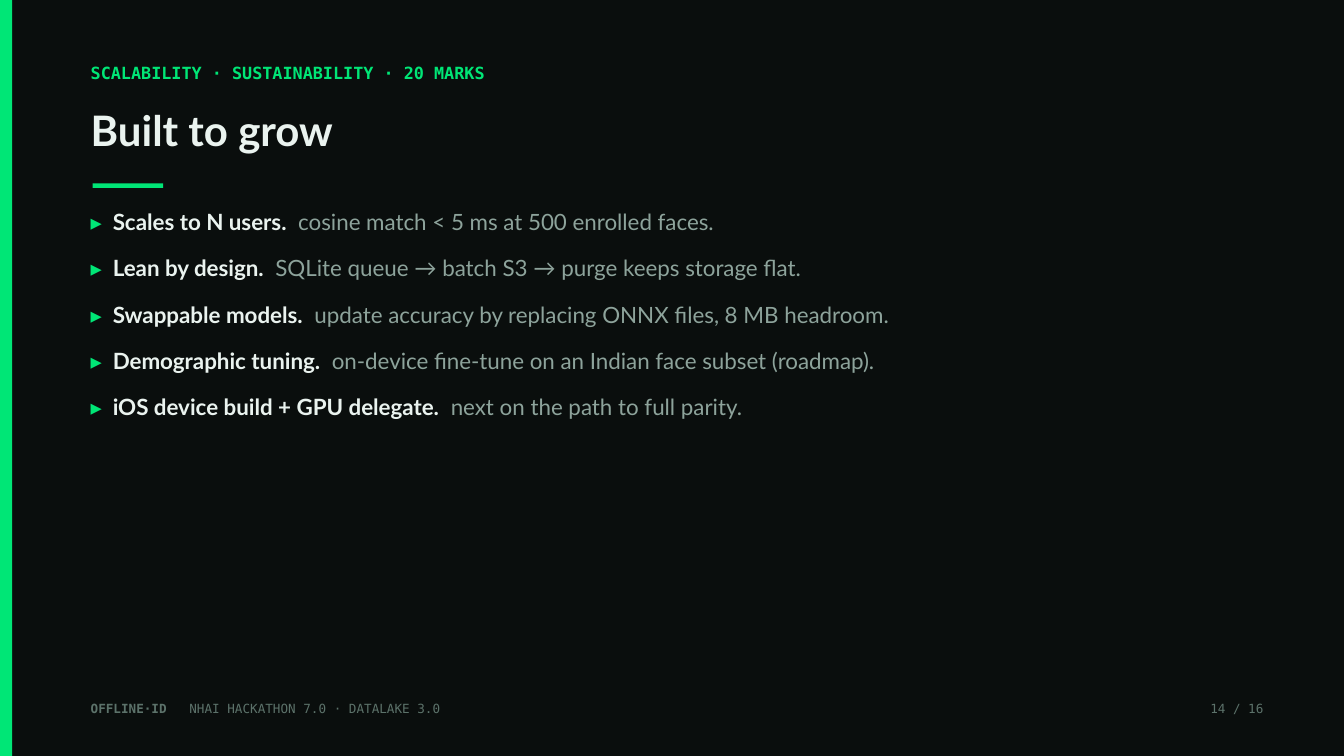
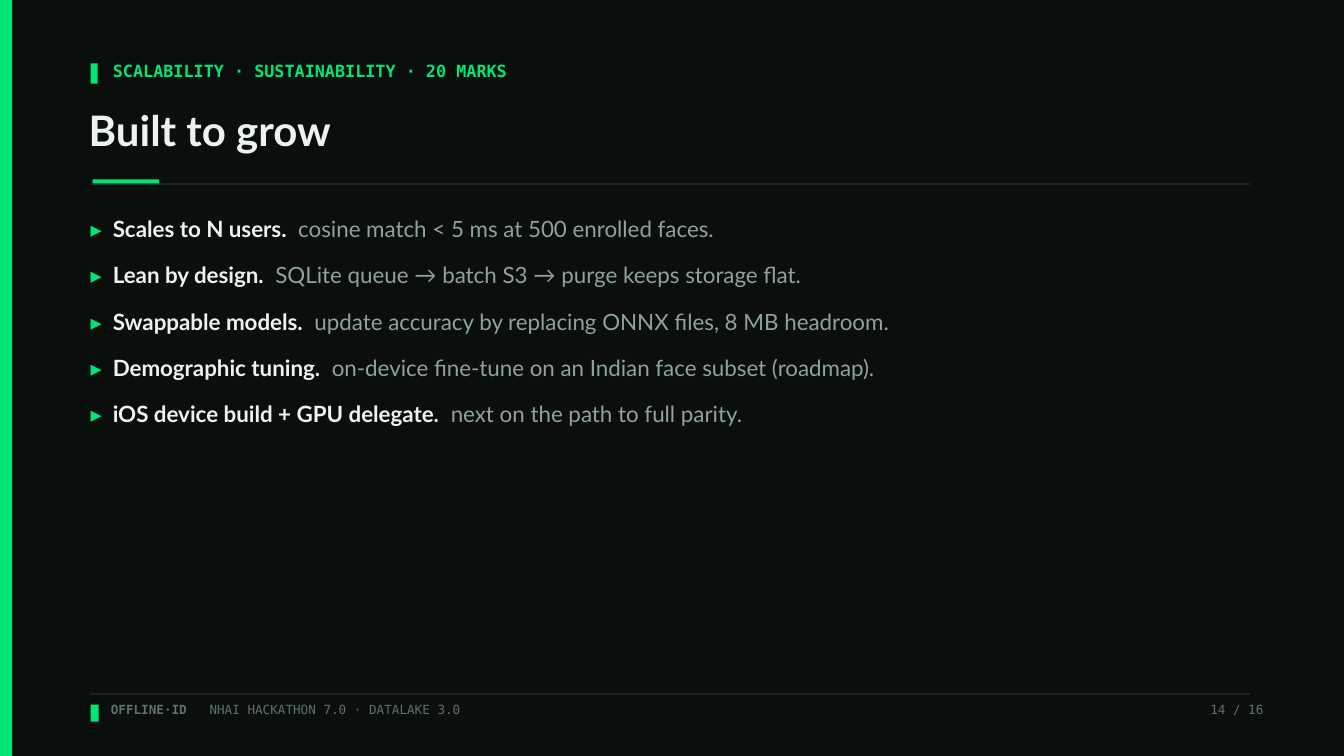
Before and after one commit to moneytosms/offlineid, a slide deck: slide 14 of submission/OfflineID_Hackathon7.pptx. Drawn at 1344x756 pixels with LibreOffice and Linux fonts; fonts in the diff are those of the drawing. Boxes give left, top, right and bottom in pixels: in the first picture for what was removed or moved away, otherwise in the second. Text is boxed around its words. In the diff, an @@ line names an element or a change of style, - is before the commit and + after.

Commit message:
docs: polish deck + purge stale references repo-wide
build_pptx.py: design polish - kicker prompt-tabs, header/footer hairlines,
bottom-right corner frame, left colour tabs on flow boxes, card label tabs,
OPEN SOURCE + v1.0.0 on the title slide, consistent ~51 ms. Regenerated the deck.

Stale fixes across all docs: ~50 ms -> ~51 ms; 16 -> 15 unit tests; old iOS path
src/native/ios/FaceEngineModule.swift -> ios/FaceEngine/FaceEngine.swift; pod
onnxruntime-mobile-c -> onnxruntime-objc; "PORT REQUIRED" -> "Swift port provided".

Verified: 0 em dashes, 0 AI/Claude mentions, 0 stale tokens repo-wide; deck 16 slides.

```diff
--- a/submission/OfflineID_Hackathon7.pptx
+++ b/submission/OfflineID_Hackathon7.pptx
@@ rectangle added at (91, 64, 98, 84), fill #00E676 @@
@@ text "SCALABILITY · SUSTAINABILITY · 20 ...": place and size @@
-text "SCALABILITY · SUSTAINABILITY · 20 ..." at (91, 66, 484, 80)
+text "SCALABILITY · SUSTAINABILITY · 20 ..." at (113, 64, 506, 78)
@@ rectangle: place and size @@
-rectangle at (93, 184, 163, 188)
+rectangle at (93, 179, 159, 185)
@@ rectangle added at (91, 184, 1250, 185), fill #22302B @@
@@ text "▸ Scales to N users. ...": place and size @@
-text "▸ Scales to N users. ..." at (113, 213, 888, 419)
+text "▸ Scales to N users. ..." at (113, 220, 888, 426)
@@ rectangle added at (91, 694, 1250, 695), fill #22302B @@
@@ rectangle added at (91, 705, 99, 722), fill #00E676 @@
@@ text "OFFLINE·ID NHAI HACKATHON 7.0 · ...": place and size @@
-text "OFFLINE·ID NHAI HACKATHON 7.0 · ..." at (91, 704, 440, 713)
+text "OFFLINE·ID NHAI HACKATHON 7.0 · ..." at (111, 705, 461, 714)
```
Also in this commit, not shown: 15 other slides changed, 11 other files.
